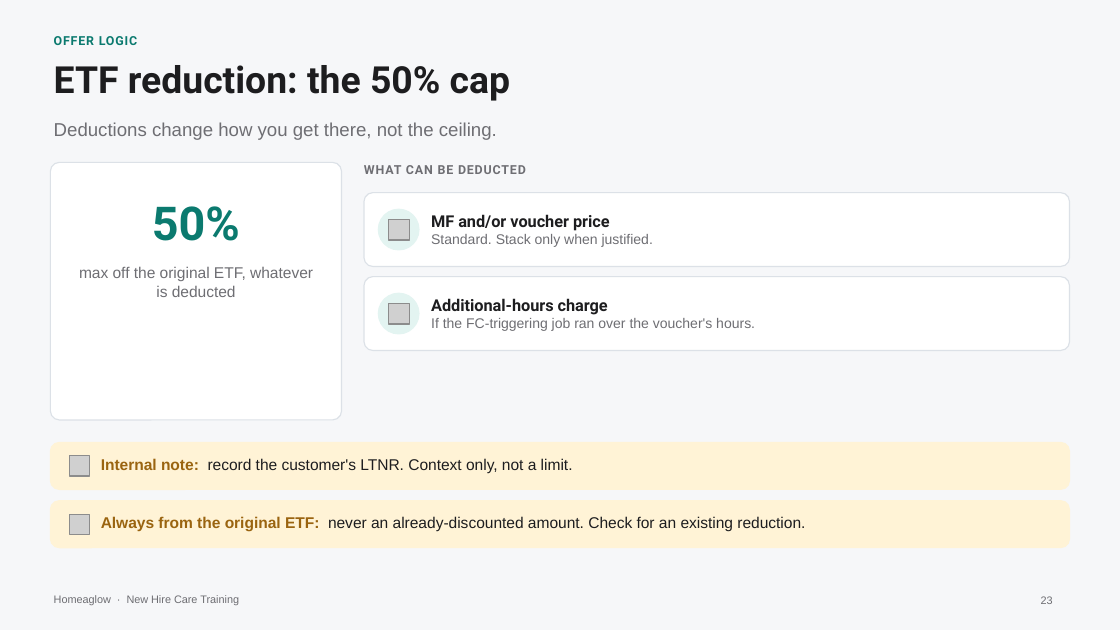
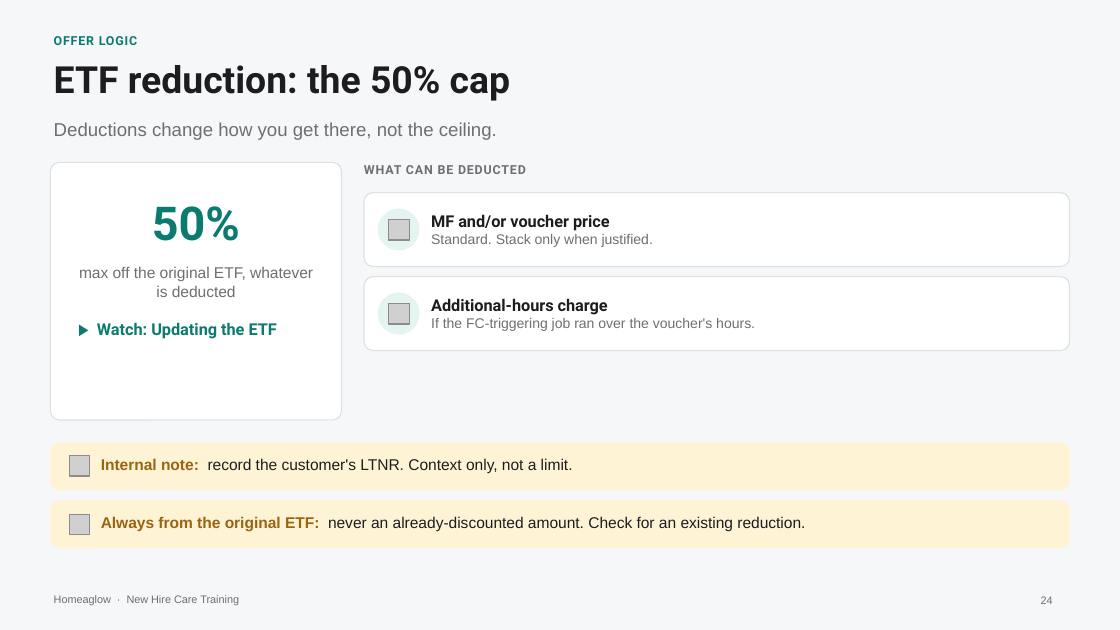
Before and after one commit to anjulimichelle/training, a slide deck: slide 24 of retention-membership-cancellation/retention-membership-cancellation.pptx (slide 23 before the commit). Drawn at 1120x630 pixels with LibreOffice and Linux fonts; fonts in the diff are those of the drawing; grey boxes stand for pictures. Boxes give left, top, right and bottom in pixels: in the first picture for what was removed or moved away, otherwise in the second. Text is boxed around its words. In the diff, an @@ line names an element or a change of style, - is before the commit and + after.

```diff
--- a/retention-membership-cancellation/retention-membership-cancellation.pptx
+++ b/retention-membership-cancellation/retention-membership-cancellation.pptx
@@ text at <box>97,322,277,339</box>: paragraph added @@
+`▶ Watch: Updating the ETF
@@ page number at <box>1041,596,1053,604</box>: text changed @@
-23
+24
```
Also in this commit, not shown: 4 other slides changed, 1 slide added, 1 other file.
